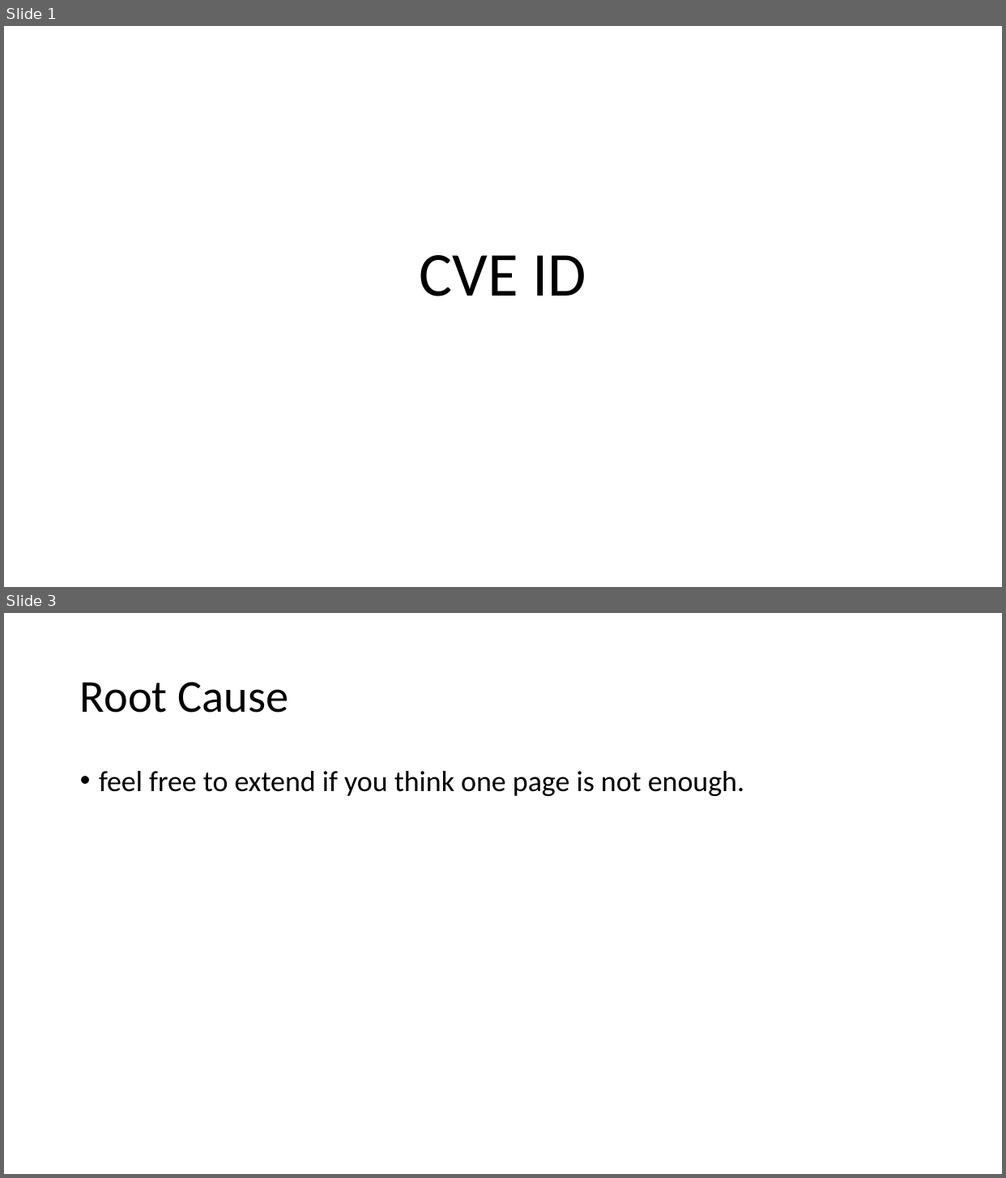
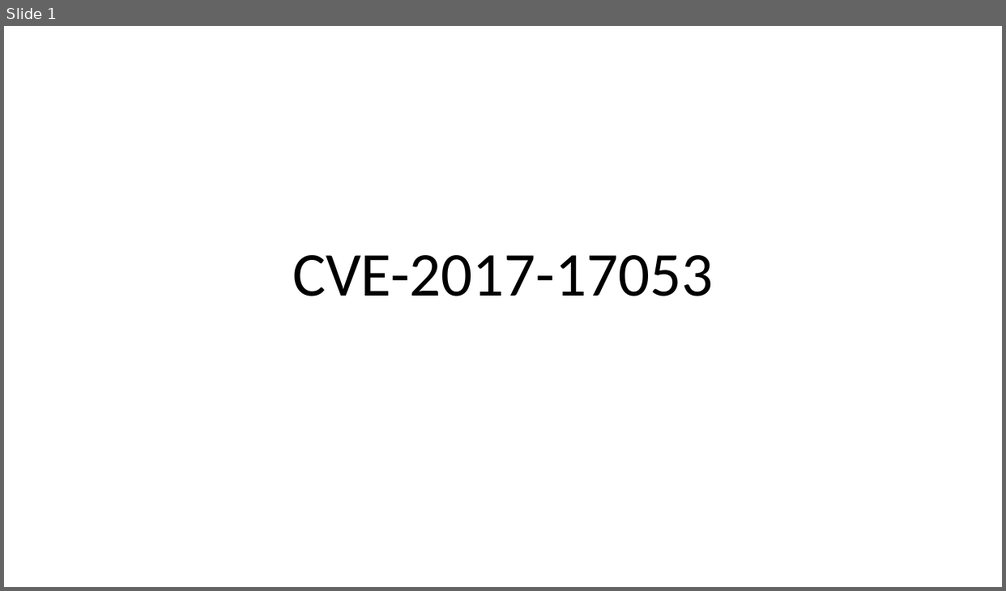
Before and after one commit to mudongliang/Kernel_Vulnerabilities, a slide deck: UAF/2017/CVE-2017-17053.pptx. Shown one above the other, each under a label of ours: slides 1 and 3 before the commit, slide 1 after it; the slides between them are not shown. The pictures are 1006x1178 and 1006x591 pixels, drawn with LibreOffice and Linux fonts; fonts in the diff are those of the drawing. Boxes give left, top, right and bottom in pixels: in the first picture for what was removed or moved away, otherwise in the second. Text is boxed around its words. In the diff, an @@ line names an element or a change of style, - is before the commit and + after.

```diff
--- a/UAF/2017/CVE-2017-17053.pptx
+++ b/UAF/2017/CVE-2017-17053.pptx
@@ slide 3 removed at box(4, 613, 1002, 1174), background #FFFFFF @@
@@ title removed at box(80, 682, 289, 713) @@
-Root Cause
@@ text removed at box(99, 771, 744, 796) @@
-• feel free to extend if you think one page is not enough.
@@ slide 1 changed as well @@
@@ title at box(292, 255, 713, 297): text changed @@
-CVE ID
+CVE-2017-17053
```
Also in this commit, not shown: 2 other slides changed, 6 slides added, 1 other slide removed, 1 other file.
